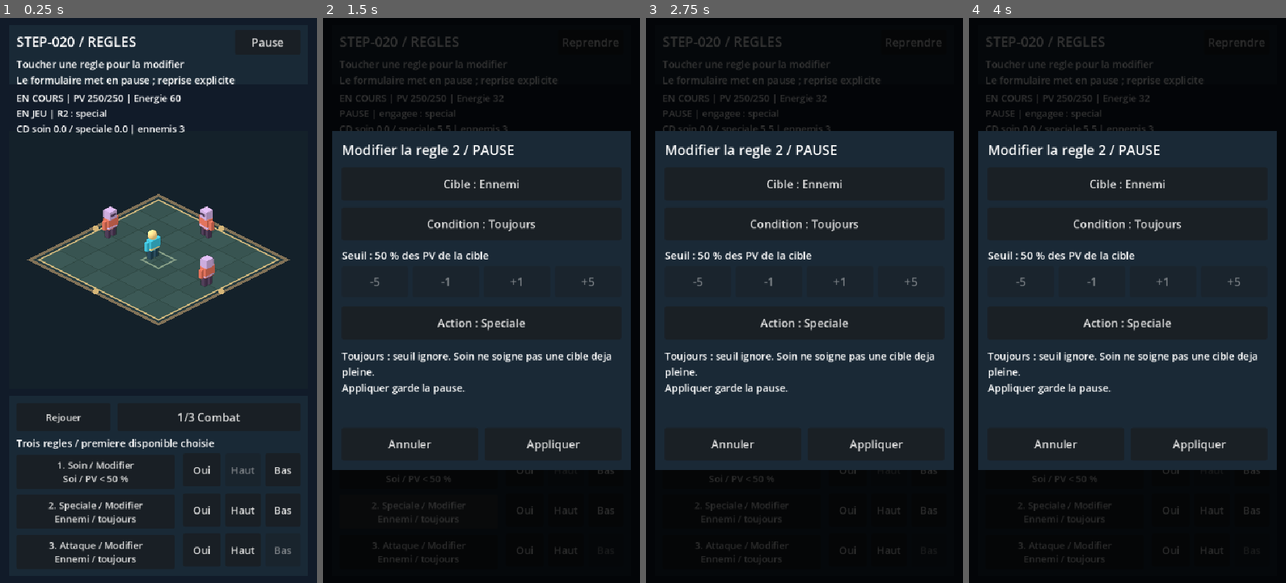
Above: before the commit, frames 1-4 (left to right).
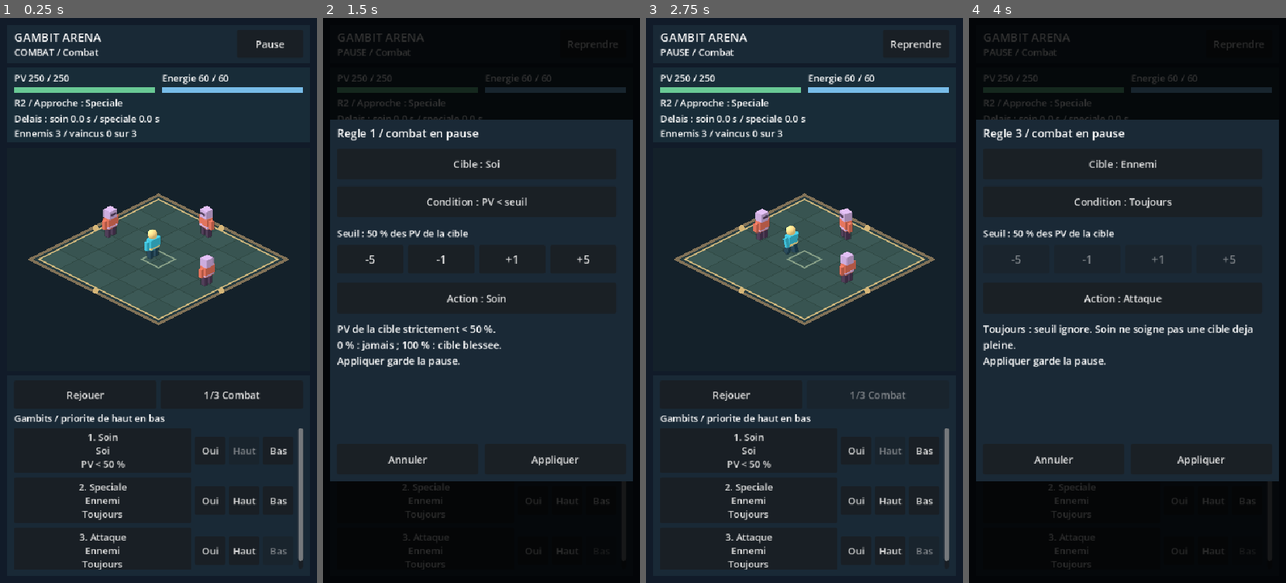
Above: after the commit, the same moments.

Repository: RobinArcangioli/gambit-arena
Game: Godot game, scene res://scenes/main.tscn
Same seed, same stepped clock (60 frames per second), same inputs: the game is played once before the commit and once after it.
Inputs (mouse positions are in pixels of both pictures, inside the frame that each line leads up to):
- Up to frame 1 (0.25 s): no input
- Up to frame 2 (1.5 s): click (424, 453) at 0.5 s, where only the run after the commit has a clickable "1. Soin Soi PV < 50 %"; click (424, 498) at 1.25 s, where only the run after the commit has a clickable "2. Speciale Ennemi Toujours"
- Up to frame 3 (2.75 s): click (741, 470) at 2 s, where only the run before the commit has a clickable "1. Soin / Modifier Soi / PV <…"
- Up to frame 4 (4 s): click (1070, 549) at 2.75 s, where only the run after the commit has a clickable "3. Attaque Ennemi Toujours"; click (1064, 509) at 3.5 s, where only the run before the commit has a clickable "2. Speciale / Modifier Ennemi…"

The runs differ from the first frame. In frame 1, 10% of the frame differs, in the area x 4-96%, y 2-98%; in frame 2, 13%; in frame 3, 54%, in the area x 0-100%, y 0-100%; in frame 4, 13%.

Commit message:
feat: [STEP-021] adapter le HUD portrait aux zones de securite

Diff:
--- a/scenes/main.tscn
+++ b/scenes/main.tscn
@@ -1,7 +1,7 @@
 [gd_scene load_steps=2 format=3 uid="uid://do6vxhog253vu"]
 
-[ext_resource type="PackedScene" path="res://scenes/gambits/gambit_fields_lab.tscn" id="1_lab"]
+[ext_resource type="PackedScene" path="res://scenes/ui/portrait_hud_lab.tscn" id="1_lab"]
 
 [node name="Main" type="Node2D" unique_id=1193079028]
 
-[node name="GambitFieldsLab" parent="." instance=ExtResource("1_lab")]
+[node name="PortraitHudLab" parent="." instance=ExtResource("1_lab")]
--- /dev/null
+++ b/scenes/tests/portrait_hud_tests.tscn
@@ -0,0 +1,6 @@
+[gd_scene load_steps=2 format=3]
+
+[ext_resource type="Script" path="res://tests/test_portrait_hud.gd" id="1"]
+
+[node name="PortraitHudTests" type="Node"]
+script = ExtResource("1")
--- /dev/null
+++ b/scenes/ui/portrait_hud_lab.tscn
@@ -0,0 +1,7 @@
+[gd_scene load_steps=3 format=3]
+
+[ext_resource type="PackedScene" path="res://scenes/arena/arena.tscn" id="1"]
+[ext_resource type="Script" path="res://scripts/ui/portrait_hud_lab.gd" id="2"]
+
+[node name="PortraitHudLab" instance=ExtResource("1")]
+script = ExtResource("2")
--- /dev/null
+++ b/scripts/ui/hud_layout.gd
@@ -0,0 +1,26 @@
+extends RefCounted
+## Viewport-coordinate layout. No gameplay state; invalid safe areas fall back.
+const MARGIN: float = 12.0
+const GAP: float = 8.0
+
+static func usable_rect(view: Rect2, candidate: Rect2) -> Rect2:
+	if not candidate.position.is_finite() or not candidate.size.is_finite() or not candidate.has_area():
+		return view
+	var clipped: Rect2 = view.intersection(candidate)
+	return clipped if clipped.has_area() else view
+
+static func regions(size_value: Vector2) -> Dictionary:
+	var width: float = maxf(1.0, size_value.x - MARGIN * 2.0)
+	var footer_height: float = clampf(size_value.y - 480.0, 232.0, 340.0)
+	var footer_y: float = size_value.y - MARGIN - footer_height
+	return {
+		"header": Rect2(MARGIN, MARGIN, width, 64),
+		"status": Rect2(MARGIN, 84, width, 128),
+		"arena": Rect2(MARGIN, 220, width, maxf(1.0, footer_y - GAP - 220)),
+		"footer": Rect2(MARGIN, footer_y, width, footer_height),
+		"modal": Rect2(MARGIN, (size_value.y - minf(616, size_value.y - 24)) * 0.5, width, minf(616, size_value.y - 24)),
+	}
+
+static func camera_width(view_size: Vector2) -> float:
+	# Keep the entire floor and standing actors visible, at most 48 px/world unit.
+	return maxf(10.2, maxf(view_size.x / 48.0, view_size.x * 6.8 / maxf(1, view_size.y)))
--- /dev/null
+++ b/scripts/ui/portrait_hud_lab.gd
@@ -0,0 +1,258 @@
+extends "res://scripts/gambits/gambit_fields_lab.gd"
+const Layout = preload("res://scripts/ui/hud_layout.gd")
+var hud_ready: bool = false
+var status_panel: ColorRect
+var health_label: Label
+var energy_label: Label
+var action_label: Label
+var cooldown_label: Label
+var enemies_label: Label
+var health_bar: ProgressBar
+var energy_bar: ProgressBar
+var rules_scroll: ScrollContainer
+var rules_content: Control
+var form_scroll: ScrollContainer
+var form_content: Control
+# Diagnostic hook for the F6 scene; empty in normal use. Coordinates are logical.
+var safe_area_override := Rect2()
+var layout_probe: float = 0.0
+
+func _ready() -> void:
+	super._ready()
+	$HUD/Title.text = "GAMBIT ARENA"
+	$HUD/Title.add_theme_font_size_override("font_size", 20)
+	$HUD/Description.add_theme_font_size_override("font_size", 16)
+	readout.hide()
+	status_panel = ColorRect.new()
+	status_panel.color = Color("182c38")
+	status_panel.mouse_filter = Control.MOUSE_FILTER_IGNORE
+	hud.add_child(status_panel)
+	health_label = _status_label()
+	energy_label = _status_label()
+	action_label = _status_label()
+	cooldown_label = _status_label()
+	enemies_label = _status_label()
+	health_bar = _bar(Color("69c995"))
+	energy_bar = _bar(Color("77bce8"))
+	rules_scroll = _scroll(hud)
+	rules_content = _content(rules_scroll, 232)
+	for index in range(3):
+		for button in [edit_buttons[index], toggle_buttons[index], up_buttons[index], down_buttons[index]]:
+			button.reparent(rules_content, false)
+			button.add_theme_font_size_override("font_size", 16)
+			button.clip_text = true
+	form_scroll = _scroll(panel)
+	form_content = _content(form_scroll, 432)
+	for control in [target_button, condition_button, threshold_label, skill_button, explanation_label]:
+		control.reparent(form_content, false)
+	for button in threshold_buttons:
+		button.reparent(form_content, false)
+	for button in [target_button, condition_button, skill_button, apply_button, cancel_button, pause_button, replay, position_button]:
+		button.add_theme_font_size_override("font_size", 17)
+		button.clip_text = true
+	form_title.add_theme_font_size_override("font_size", 19)
+	threshold_label.add_theme_font_size_override("font_size", 16)
+	rules_title.text = "Gambits / priorite de haut en bas"
+	rules_title.add_theme_font_size_override("font_size", 16)
+	hud_ready = true
+	_update_layout()
+	_refresh_rows()
+	_present()
+
+func _status_label() -> Label:
+	var label := Label.new()
+	label.add_theme_font_size_override("font_size", 16)
+	label.mouse_filter = Control.MOUSE_FILTER_IGNORE
+	label.clip_text = true
+	status_panel.add_child(label)
+	return label
+
+func _bar(tint: Color) -> ProgressBar:
+	var bar := ProgressBar.new()
+	bar.show_percentage = false
+	bar.mouse_filter = Control.MOUSE_FILTER_IGNORE
+	var fill := StyleBoxFlat.new()
+	fill.bg_color = tint
+	bar.add_theme_stylebox_override("fill", fill)
+	var background := StyleBoxFlat.new()
+	background.bg_color = Color("0b1822")
+	bar.add_theme_stylebox_override("background", background)
+	status_panel.add_child(bar)
+	return bar
+
+func _scroll(parent: Node) -> ScrollContainer:
+	var scroller := ScrollContainer.new()
+	scroller.horizontal_scroll_mode = ScrollContainer.SCROLL_MODE_DISABLED
+	scroller.vertical_scroll_mode = ScrollContainer.SCROLL_MODE_AUTO
+	parent.add_child(scroller)
+	return scroller
+
+func _content(scroller: ScrollContainer, content_height: float) -> Control:
+	var content := Control.new()
+	content.custom_minimum_size = Vector2(0, content_height)
+	content.size_flags_horizontal = Control.SIZE_EXPAND_FILL
+	scroller.add_child(content)
+	return content
+
+func _rect(control: Control, rectangle: Rect2) -> void:
+	control.position = rectangle.position
+	control.size = rectangle.size
+
+func _available_area(view: Rect2) -> Rect2:
+	var candidate: Rect2 = view
+	if safe_area_override.has_area():
+		candidate = safe_area_override
+	elif OS.get_name() == "Android":
+		candidate = get_viewport().get_screen_transform().affine_inverse() * Rect2(DisplayServer.get_display_safe_area())
+	return Layout.usable_rect(view, candidate)
+
+func _process(delta: float) -> void:
+	if not hud_ready or not is_finite(delta) or delta <= 0:
+		return
+	# System bars can change the safe area without resizing the logical viewport.
+	layout_probe += delta
+	if layout_probe >= 0.25:
+		layout_probe = 0.0
+		if _available_area(get_viewport_rect()) != safe_rect:
+			_update_layout()
+
+func _update_layout() -> void:
+	if not hud_ready:
+		super._update_layout()
+		return
+	var view: Rect2 = get_viewport_rect()
+	safe_rect = _available_area(view)
+	$Backdrop.size = view.size
+	hud.position = safe_rect.position
+	hud.size = safe_rect.size
+	var areas: Dictionary = Layout.regions(safe_rect.size)
+	_rect($HUD/HeaderPanel, areas["header"])
+	_rect($HUD/Title, Rect2(24, 18, safe_rect.size.x - 164, 28))
+	_rect($HUD/Description, Rect2(24, 46, safe_rect.size.x - 164, 24))
+	_rect(pause_button, Rect2(safe_rect.size.x - 136, 20, 112, 48))
+	_rect(status_panel, areas["status"])
+	var status_width: float = status_panel.size.x
+	var half: float = (status_width - 36) * 0.5
+	_rect(health_label, Rect2(12, 6, half, 24))
+	_rect(energy_label, Rect2(24 + half, 6, half, 24))
+	_rect(health_bar, Rect2(12, 34, half, 8))
+	_rect(energy_bar, Rect2(24 + half, 34, half, 8))
+	_rect(action_label, Rect2(12, 48, status_width - 24, 24))
+	_rect(cooldown_label, Rect2(12, 75, status_width - 24, 24))
+	_rect(enemies_label, Rect2(12, 100, status_width - 24, 24))
+	var arena_rect: Rect2 = areas["arena"]
+	_rect(render_box, Rect2(safe_rect.position + arena_rect.position, arena_rect.size))
+	floor_canvas.position = render_box.position
+	rings.position = render_box.position
+	var footer: Rect2 = areas["footer"]
+	_rect($HUD/FooterPanel, footer)
+	var toolbar_width: float = (footer.size.x - 32) * 0.5
+	_rect(replay, Rect2(footer.position + Vector2(12, 8), Vector2(toolbar_width, 48)))
+	_rect(position_button, Rect2(footer.position + Vector2(20 + toolbar_width, 8), Vector2(toolbar_width, 48)))
+	_rect(rules_title, Rect2(footer.position + Vector2(12, 60), Vector2(footer.size.x - 24, 24)))
+	_rect(rules_scroll, Rect2(footer.position + Vector2(12, 88), Vector2(footer.size.x - 24, footer.size.y - 100)))
+	# Reserve scrollbar width even when hidden: summaries never change column width.
+	var row_width: float = rules_scroll.size.x - 16
+	var summary_width: float = row_width - 174
+	var row_y: float = 0.0
+	for index in range(3):
+		# Multiline text/theme minimums may exceed the requested 72 px.
+		var row_height: float = maxf(72, edit_buttons[index].get_combined_minimum_size().y)
+		var command_height: float = 48.0
+		for button in [toggle_buttons[index], up_buttons[index], down_buttons[index]]:
+			command_height = maxf(command_height, button.get_combined_minimum_size().y)
+		row_height = maxf(row_height, command_height)
+		_rect(edit_buttons[index], Rect2(0, row_y, summary_width, row_height))
+		var command_y: float = row_y + (row_height - command_height) * 0.5
+		_rect(toggle_buttons[index], Rect2(summary_width + 6, command_y, 52, command_height))
+		_rect(up_buttons[index], Rect2(summary_width + 64, command_y, 52, command_height))
+		_rect(down_buttons[index], Rect2(summary_width + 122, command_y, 52, command_height))
+		row_y += row_height + 8.0
+	# ScrollContainer measures its direct child, not the grandchildren's bounds.
+	rules_content.custom_minimum_size.y = row_y
+	_rect(overlay, view)
+	var modal: Rect2 = areas["modal"]
+	_rect(panel, Rect2(safe_rect.position + modal.position, modal.size))
+	_rect(form_title, Rect2(12, 10, panel.size.x - 24, 32))
+	_rect(form_scroll, Rect2(12, 50, panel.size.x - 24, panel.size.y - 126))
+	var field_width: float = form_scroll.size.x - 16
+	_rect(target_button, Rect2(0, 0, field_width, 52))
+	_rect(condition_button, Rect2(0, 64, field_width, 52))
+	_rect(threshold_label, Rect2(0, 132, field_width, 24))
+	var cell: float = (field_width - 24) / 4.0
+	for index in range(4):
+		_rect(threshold_buttons[index], Rect2(index * (cell + 8), 164, cell, 48))
+	_rect(skill_button, Rect2(0, 228, field_width, 52))
+	_rect(explanation_label, Rect2(0, 294, field_width, 132))
+	var command_width: float = (panel.size.x - 36) * 0.5
+	_rect(cancel_button, Rect2(12, panel.size.y - 64, command_width, 52))
+	_rect(apply_button, Rect2(24 + command_width, panel.size.y - 64, command_width, 52))
+	call_deferred("_sync_projection")
+
+func _sync_projection() -> void:
+	if not hud_ready:
+		super._sync_projection()
+		return
+	camera.size = Layout.camera_width(Vector2(viewport_3d.size))
+	floor_canvas.view_size = Vector2(viewport_3d.size)
+	floor_canvas.queue_redraw()
+
+func _refresh_rows() -> void:
+	super._refresh_rows()
+	if not hud_ready:
+		return
+	var configured = editor.snapshot()
+	for index in range(3):
+		var rule = configured[index]
+		var target_text: String = "Soi" if rule.target == "self" else "Ennemi"
+		var condition_text: String = "Toujours" if rule.condition == "always" else "PV < %d %%" % rule.threshold
+		edit_buttons[index].text = "%d. %s\n%s\n%s" % [index + 1, _skill_name(rule.skill), target_text, condition_text]
+		edit_buttons[index].tooltip_text = "Modifier la regle %d" % (index + 1)
+	call_deferred("_update_layout")
+
+func _refresh_form() -> void:
+	super._refresh_form()
+	if hud_ready:
+		form_title.text = "Regle %d / combat en pause" % (editing_index + 1)
+		condition_button.text = "Condition : " + ("Toujours" if draft["condition"] == "always" else "PV < seuil")
+		threshold_label.text = "Seuil : %d %% des PV de la cible" % draft["threshold"]
+
+func _open_editor(index: int) -> void:
+	var was_open: bool = editing_index >= 0
+	super._open_editor(index)
+	if hud_ready and not was_open and editing_index >= 0:
+		form_scroll.scroll_vertical = 0
+
+func _update_buttons() -> void:
+	super._update_buttons()
+	if hud_ready:
+		_present()
+
+static func _skill_name(skill: String) -> String:
+	return "Soin" if skill == "heal" else "Speciale" if skill == "special" else "Attaque"
+
+func _present() -> void:
+	super._present()
+	if not hud_ready:
+		return
+	var fighter = simulation.hero
+	var state_text: String = simulation.result
+	if simulation.result == "EN COURS":
+		state_text = "PAUSE" if paused else "COMBAT"
+	$HUD/Description.text = "%s / %s" % [state_text, SCENARIOS[mode_index]]
+	health_label.text = "PV %d / %d" % [fighter.state.health, fighter.state.max_health]
+	energy_label.text = "Energie %d / 60" % fighter.action.energy
+	health_bar.max_value = fighter.state.max_health
+	health_bar.value = fighter.state.health
+	energy_bar.max_value = 60
+	energy_bar.value = fighter.action.energy
+	var intent: Dictionary = simulation.controller.decision
+	action_label.text = "Repos / aucune regle disponible"
+	if simulation.result != "EN COURS":
+		action_label.text = "Combat termine / Rejouer disponible"
+	elif fighter.action.active:
+		action_label.text = "En cours : " + _skill_name(String(fighter.action.last_skill))
+	elif intent.get("kind", "none") == "intent":
+		action_label.text = "R%d / %s : %s" % [intent["rule_index"] + 1, "Approche" if intent["approach"] else "Choix", _skill_name(intent["skill"])]
+	cooldown_label.text = "Delais : soin %.1f s / speciale %.1f s" % [fighter.action.remaining(&"heal"), fighter.action.remaining(&"special")]
+	enemies_label.text = "Ennemis %d / vaincus %d sur %d" % [simulation.enemies.size(), simulation.defeated, simulation.budget]
--- /dev/null
+++ b/tests/test_portrait_hud.gd
@@ -0,0 +1,165 @@
+extends Node
+const Layout = preload("res://scripts/ui/hud_layout.gd")
+const Lab = preload("res://scenes/ui/portrait_hud_lab.tscn")
+const Reference = preload("res://scenes/gambits/gambit_fields_lab.tscn")
+const Actor = preload("res://scripts/hybrid/proxy_actor.gd")
+var checks: int = 0
+var failures: int = 0
+
+func check(ok: bool, message: String) -> void:
+	checks += 1
+	if not ok:
+		failures += 1
+		push_error("PortraitHUD: " + message)
+
+func enclosed(outer: Rect2, inner: Rect2) -> bool:
+	return inner.position.x >= outer.position.x - 0.01 and inner.position.y >= outer.position.y - 0.01 and inner.end.x <= outer.end.x + 0.01 and inner.end.y <= outer.end.y + 0.01
+
+func gameplay(lab: Node) -> Array:
+	var sim = lab.simulation
+	var result: Array = [sim.elapsed, sim.spawned, sim.defeated, sim.hits, sim.result, sim.controller.launched, sim.controller.evaluations]
+	var actors: Array = [sim.hero]
+	actors.append_array(sim.enemies)
+	for actor in actors:
+		result.append([actor.position, actor.state.health, actor.gait, actor.action.elapsed, actor.action.energy, actor.action.spent, actor.action.last_skill, actor.action.remaining(&"heal"), actor.action.remaining(&"special")])
+	return result
+
+func check_last_rule(lab: Node, caption: String) -> void:
+	lab._update_layout()
+	# Let minimum sizes and the container's deferred sort settle before scrolling.
+	await get_tree().process_frame
+	await get_tree().process_frame
+	var scrollbar: VScrollBar = lab.rules_scroll.get_v_scroll_bar()
+	scrollbar.value = scrollbar.max_value - scrollbar.page
+	await get_tree().process_frame
+	await get_tree().process_frame
+	var window: Rect2 = lab.rules_scroll.get_global_rect()
+	for button in [lab.edit_buttons[2], lab.toggle_buttons[2], lab.up_buttons[2], lab.down_buttons[2]]:
+		check(enclosed(window, button.get_global_rect()), "%s: viewport=%s button=%s content=%s scroll=%.1f max=%.1f page=%.1f" % [caption, window, button.get_global_rect(), lab.rules_content.size, scrollbar.value, scrollbar.max_value, scrollbar.page])
+	check(lab.rules_content.custom_minimum_size.y >= lab.edit_buttons[2].position.y + lab.edit_buttons[2].size.y, "scroll extent includes actual last row height")
+
+func _ready() -> void:
+	var view := Rect2(0, 0, 540, 960)
+	check(Layout.usable_rect(view, Rect2()) == view, "empty safe area falls back")
+	check(Layout.usable_rect(view, Rect2(900, 900, 20, 20)) == view, "disjoint safe area falls back")
+	check(Layout.usable_rect(view, Rect2(Vector2(NAN, 0), Vector2(20, 20))) == view, "nonfinite safe area falls back")
+	check(Layout.usable_rect(view, Rect2(-10, 24, 600, 1000)) == Rect2(0, 24, 540, 936), "safe area clipped to viewport")
+	# Android physical coordinates must be converted before intersection.
+	var transform_to_view := Transform2D(Vector2(2, 0), Vector2(0, 2), Vector2(10, 20))
+	var physical := Rect2(34, 68, 1032, 1800)
+	var converted: Rect2 = transform_to_view.affine_inverse() * physical
+	check(Layout.usable_rect(view, converted) == Rect2(12, 24, 516, 900), "scaled and offset physical safe area conversion")
+	for size_value in [Vector2(360, 640), Vector2(400, 720), Vector2(480, 800), Vector2(540, 960), Vector2(600, 1100), Vector2(768, 1024)]:
+		var bounds := Rect2(Vector2.ZERO, size_value)
+		var areas: Dictionary = Layout.regions(size_value)
+		var previous_end: float = 0.0
+		for key in ["header", "status", "arena", "footer"]:
+			var area: Rect2 = areas[key]
+			check(area.has_area() and enclosed(bounds, area) and area.position.y >= previous_end, "nonoverlapping safe region %s at %s" % [key, size_value])
+			previous_end = area.end.y
+		check(enclosed(bounds, areas["modal"]), "modal within safe region")
+		var arena: Rect2 = areas["arena"]
+		var camera_width: float = Layout.camera_width(arena.size)
+		check(camera_width >= 10.2 and camera_width * arena.size.y / arena.size.x >= 6.7999, "projection fits arena and actor height")
+	var lab = Lab.instantiate()
+	add_child(lab)
+	lab.set_physics_process(false)
+	await get_tree().process_frame
+	lab.paused = false
+	lab._update_buttons()
+	var frozen: Array = gameplay(lab)
+	# Simulate asymmetric insets in the actual scene, without querying Android.
+	for candidate in [Rect2(0, 0, 540, 960), Rect2(20, 36, 500, 876), Rect2(80, 100, 360, 640)]:
+		lab.safe_area_override = candidate
+		lab._update_layout()
+		await get_tree().process_frame
+		check(lab.safe_rect == candidate, "real HUD accepts logical diagnostic safe area")
+		for control in [lab.pause_button, lab.replay, lab.position_button, lab.status_panel, lab.rules_scroll, lab.render_box]:
+			check(enclosed(candidate, control.get_global_rect()), "major controls and arena inside asymmetric safe area")
+		check(not lab.status_panel.get_global_rect().intersects(lab.render_box.get_global_rect()) and not lab.rules_scroll.get_global_rect().intersects(lab.render_box.get_global_rect()), "readout and rules do not cover arena")
+		for index in range(3):
+			for button in [lab.edit_buttons[index], lab.toggle_buttons[index], lab.up_buttons[index], lab.down_buttons[index]]:
+				check(button.size.x >= 48 and button.size.y >= 48, "touch targets at least 48 logical pixels")
+				check(button.pressed.get_connections().size() == 1, "one signal connection after layout/reparent")
+		lab.edit_buttons[0].pressed.emit()
+		await get_tree().process_frame
+		check(enclosed(candidate, lab.panel.get_global_rect()) and enclosed(candidate, lab.apply_button.get_global_rect()) and enclosed(candidate, lab.cancel_button.get_global_rect()), "modal and fixed commands inside safe area")
+		check(not lab.form_scroll.get_global_rect().intersects(lab.apply_button.get_global_rect()), "scrolling fields do not cover fixed commands")
+		lab.cancel_button.pressed.emit()
+		check(gameplay(lab) == frozen, "layout and modal inspection do not advance gameplay")
+		lab.paused = false
+		lab._update_buttons()
+	lab.safe_area_override = Rect2(80, 100, 360, 640)
+	await check_last_rule(lab, "last rule fully reachable")
+	# Force a minimum taller than the original hardcoded 72 px.
+	for button in lab.edit_buttons:
+		button.add_theme_font_size_override("font_size", 24)
+	await check_last_rule(lab, "larger multiline minimum fully reachable")
+	for button in lab.edit_buttons:
+		button.add_theme_font_size_override("font_size", 16)
+	await check_last_rule(lab, "normal font restored and reachable")
+	var was_enabled: bool = lab.editor.snapshot()[2].enabled
+	lab.toggle_buttons[2].pressed.emit()
+	check(lab.editor.snapshot()[2].enabled != was_enabled, "scrolled control still edits once")
+	lab.toggle_buttons[2].pressed.emit()
+	# Readout is sourced from runtime values, including pause and replay.
+	lab._next_placement()
+	check(lab.health_label.text.contains("40 / 100") and lab.health_bar.value == 40 and lab.health_bar.max_value == 100, "health readout matches injured scenario")
+	lab._physics_process(0.02)
+	check(lab.energy_bar.value == 40 and lab.action_label.text.contains("Soin"), "energy and committed action readout")
+	lab.edit_buttons[0].pressed.emit()
+	lab._adjust_threshold(-1)
+	lab.apply_button.pressed.emit()
+	check(lab.paused and lab.get_node("HUD/Description").text.contains("PAUSE") and lab.editor.snapshot()[0].threshold == 49, "editing still applies and stays visibly paused")
+	frozen = gameplay(lab)
+	lab._notification(NOTIFICATION_APPLICATION_FOCUS_OUT)
+	lab._physics_process(10.0)
+	lab._notification(NOTIFICATION_APPLICATION_RESUMED)
+	check(lab.paused and gameplay(lab) == frozen, "background leaves explicit pause")
+	for repeat in range(10):
+		lab._reset()
+		lab._update_layout()
+		await get_tree().process_frame
+	var current: Array = [lab.simulation.hero]
+	current.append_array(lab.simulation.enemies)
+	var actor_count: int = 0
+	var current_only: bool = true
+	for child in lab.world.get_children():
+		if child is Actor:
+			actor_count += 1
+			current_only = current_only and child in current
+	check(actor_count == 4 and current_only and lab.edit_buttons.size() == 3, "ten resets have no actor or row duplicates")
+	check(lab.paused and lab.editor.snapshot()[0].threshold == 49 and lab.energy_bar.value == 60, "replay preserves configuration and refreshes readout")
+	# Compare real combats against the unchanged STEP-020 laboratory.
+	var reference = Reference.instantiate()
+	add_child(reference)
+	reference.set_physics_process(false)
+	lab.mode_index = 0
+	lab.editor.update_fields(0, {"target": "self", "condition": "hp_below", "threshold": 50, "skill": "heal"})
+	lab._reset()
+	reference._reset()
+	lab.paused = false
+	reference.paused = false
+	lab._update_buttons()
+	reference._update_buttons()
+	var identical: bool = true
+	for tick in range(2400):
+		lab._physics_process(1.0 / 60.0)
+		reference._physics_process(1.0 / 60.0)
+		identical = identical and gameplay(lab) == gameplay(reference)
+		if lab.simulation.result != "EN COURS":
+			break
+		if tick % 120 == 0:
+			await get_tree().process_frame
+	check(identical and lab.simulation.result == "VICTOIRE", "HUD has identical combat timeline to STEP-020")
+	check(lab.get_node("HUD/Description").text.contains("VICTOIRE") and lab.action_label.text.contains("termine"), "terminal state visible")
+	lab.queue_free()
+	reference.queue_free()
+	await get_tree().process_frame
+	var summary_text: String = "STEP-021 / tests HUD portrait\n%s : %d controles, %d echecs\nZones sures, defilement, lecture et combat.\nF8 pour arreter ; F5 pour le laboratoire." % ["OK" if failures == 0 else "ECHEC", checks, failures]
+	print(summary_text)
+	var label := Label.new()
+	label.position = Vector2(20, 30)
+	label.add_theme_font_size_override("font_size", 19)
+	label.text = summary_text
+	add_child(label)
Not shown, changed: export_presets.cfg
Not shown, added: scripts/ui/hud_layout.gd.uid
Not shown, added: scripts/ui/portrait_hud_lab.gd.uid
Not shown, added: tests/test_portrait_hud.gd.uid
Not shown, changed: ARCHITECTURE.md
Not shown, changed: PROJECT_STATUS.md
Not shown, changed: ROADMAP.md
Not shown, changed: docs/android.md
Not shown, changed: docs/backup.md
Not shown, added: docs/portrait-hud.md
Not shown, added: docs/steps/FIX-STEP-021-001.md
Not shown, changed: docs/steps/STEP-020.md
(and 1 more such lines)
